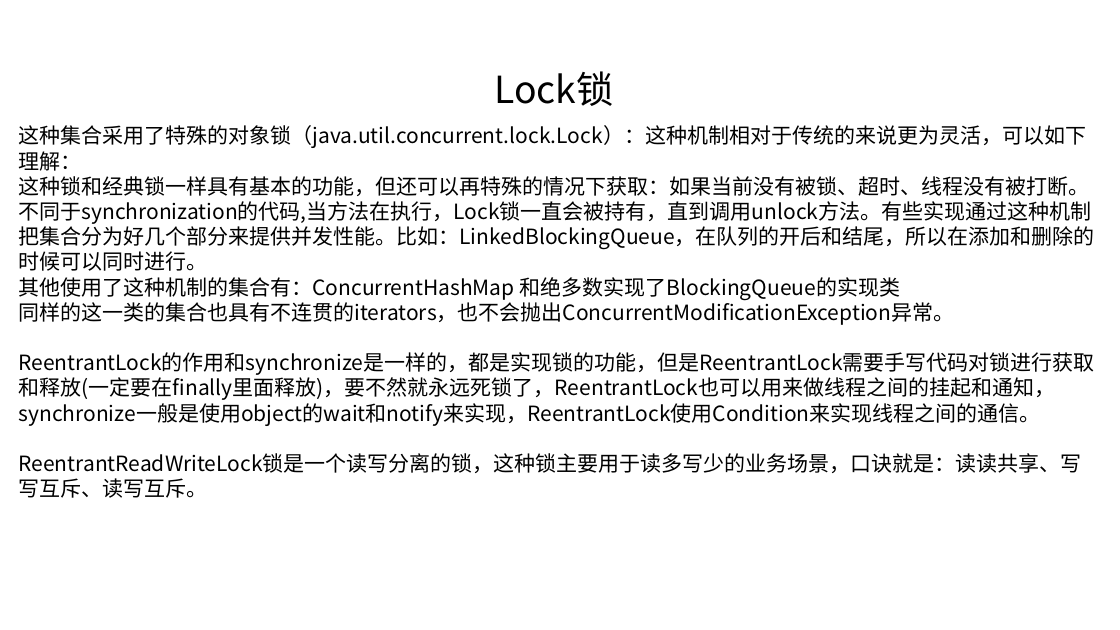
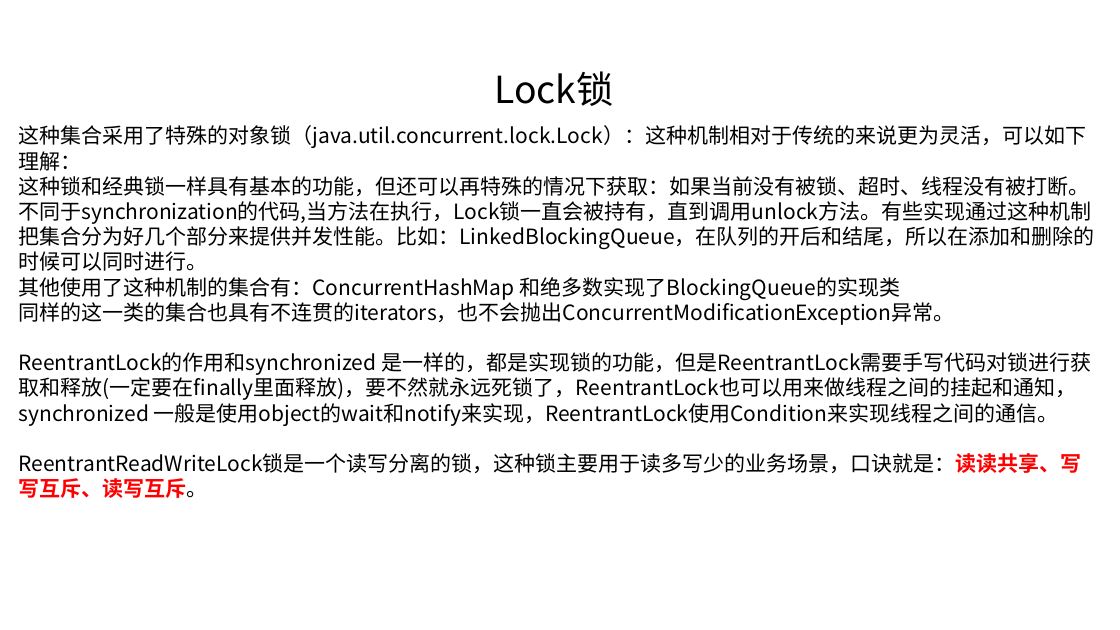
Before and after one commit to linkknown/PPT, a slide deck: slide 21 of 基础PPT/第10章：Java并发基础.pptx. Drawn at 1120x630 pixels with LibreOffice and Linux fonts; fonts in the diff are those of the drawing; background and template pictures are left out. Boxes give left, top, right and bottom in pixels: in the first picture for what was removed or moved away, otherwise in the second. Text is boxed around its words. In the diff, an @@ line names an element or a change of style, - is before the commit and + after.

Commit message:
示例代码优化

```diff
--- a/基础PPT/第10章：Java并发基础.pptx
+++ b/基础PPT/第10章：Java并发基础.pptx
@@ text at (x1=19, y1=352, x2=1091, y2=426): text changed @@
-ReentrantLock的作用和synchronize是一样的，都是实现锁的功能，但是ReentrantLock需要手写代码对锁进行获取和释放(一定要在finally里面释放)，要不然就永远死锁了，ReentrantLock也可以用来做线程之间的挂起和通知，synchronize一般是使用object的wait和notify来实现，ReentrantLock使用Condition来实现线程之间的通信。
+ReentrantLock的作用和synchronized 是一样的，都是实现锁的功能，但是ReentrantLock需要手写代码对锁进行获取和释放(一定要在finally里面释放)，要不然就永远死锁了，ReentrantLock也可以用来做线程之间的挂起和通知，synchronized 一般是使用object的wait和notify来实现，ReentrantLock使用Condition来实现线程之间的通信。
@@ text at (x1=19, y1=453, x2=1082, y2=498): text colour #000000 to #FF0000, bold on in "ReentrantReadWriteLock锁是一个读写分离的锁，这种锁主要用于读多写少的业务场景，口诀就是：读读共享、 ..." @@
```
Also in this commit, not shown: 4 other slides changed.
